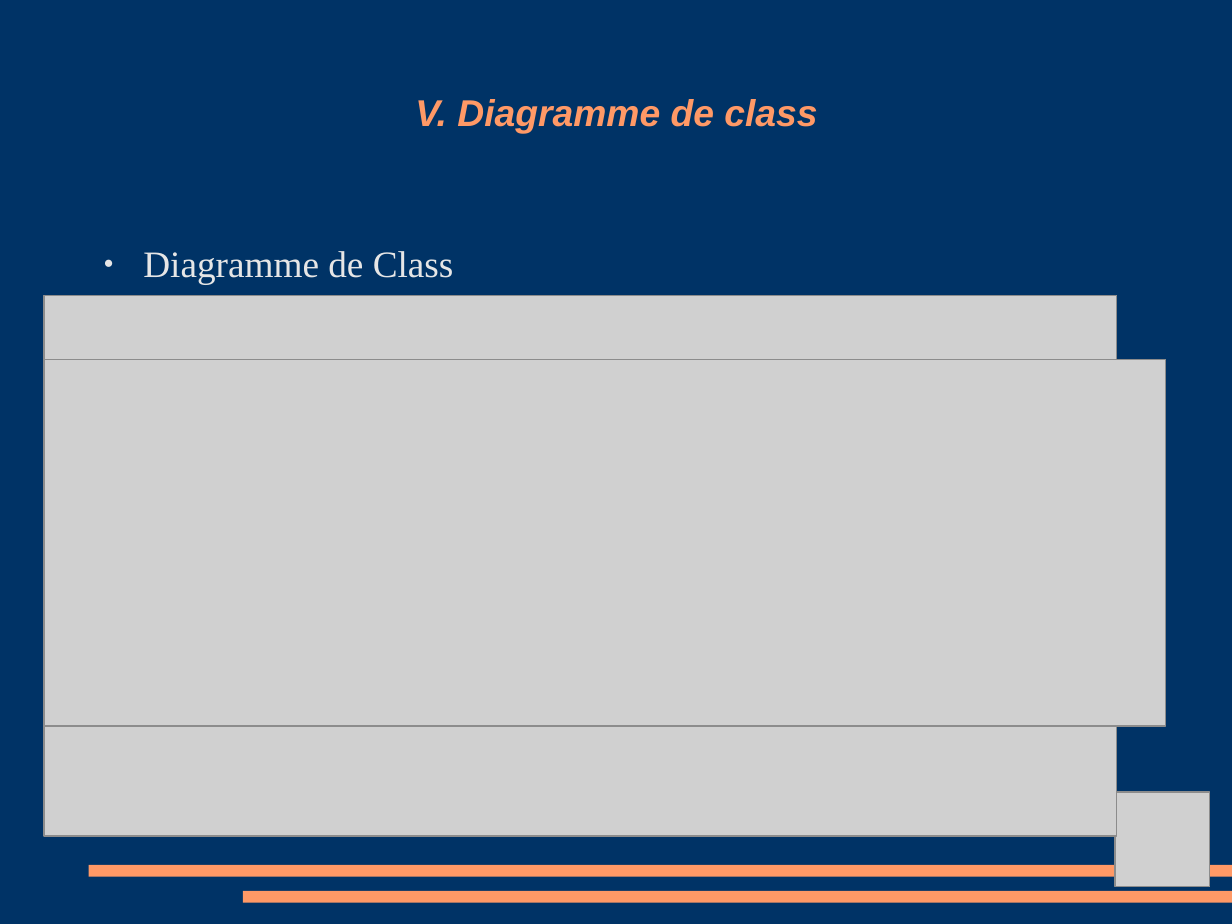
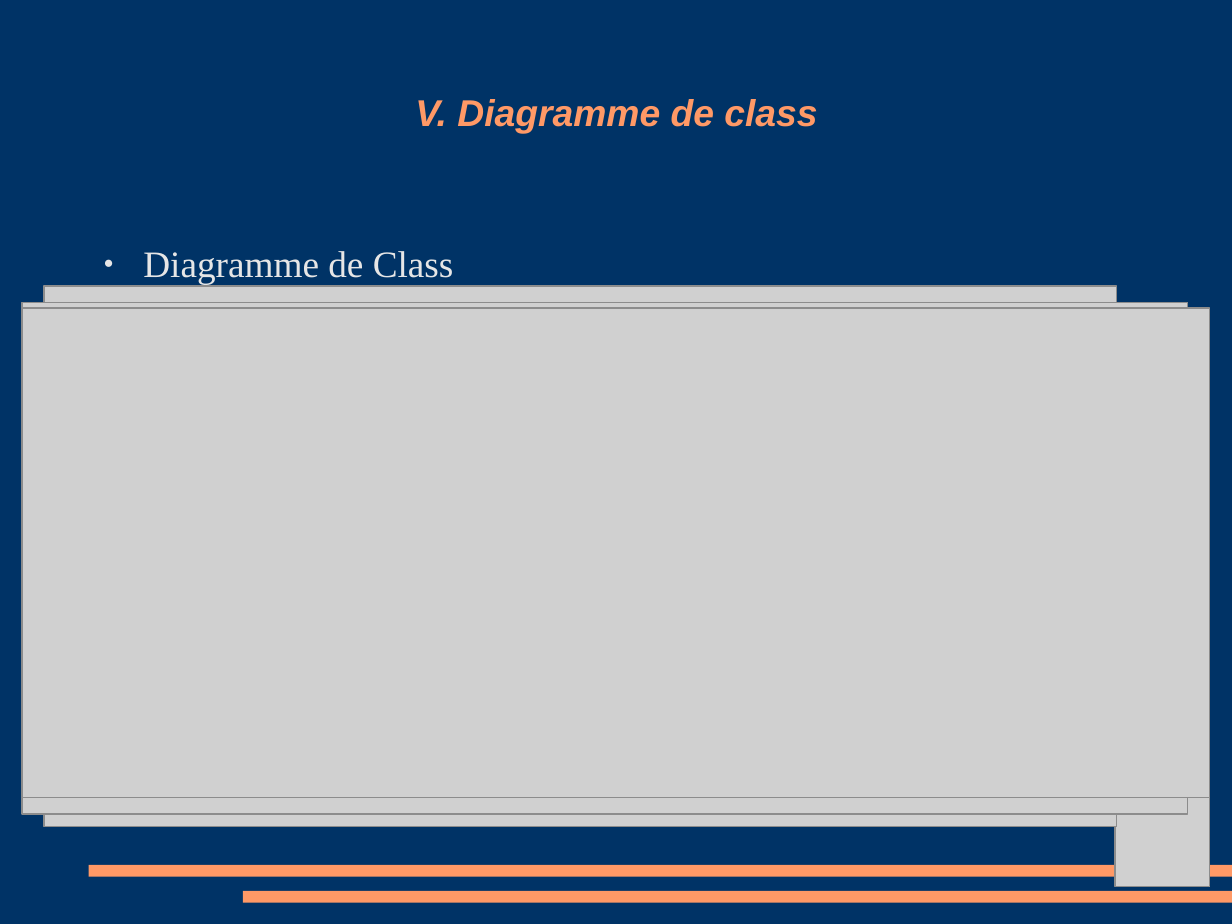
Before and after one commit to Amoun82/Librairy, a slide deck: slide 8 of Debut projet diplome/Projet Diapo.odp. Drawn at 1232x924 pixels with LibreOffice and Linux fonts; fonts in the diff are those of the drawing; grey boxes stand for pictures. Boxes give left, top, right and bottom in pixels: in the first picture for what was removed or moved away, otherwise in the second. Text is boxed around its words. In the diff, an @@ line names an element or a change of style, - is before the commit and + after.

```diff
--- a/Debut projet diplome/Projet Diapo.odp
+++ b/Debut projet diplome/Projet Diapo.odp
@@ picture moved from (x1=44, y1=295, x2=1117, y2=836) to (x1=44, y1=286, x2=1117, y2=827) @@
@@ picture resized from (x1=44, y1=360, x2=1166, y2=727) to (x1=22, y1=303, x2=1188, y2=815) @@
@@ picture added at (x1=22, y1=309, x2=1211, y2=798) @@
```
Also in this commit, not shown: 6 other slides changed, 1 slide added.
